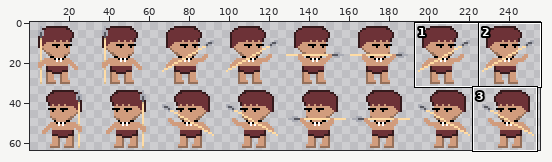
File history of a sprite sheet, bin/enemy/attack.png. The first picture is a wide view before the edit; the outline marks the close-up.
Close-up. The starting point:
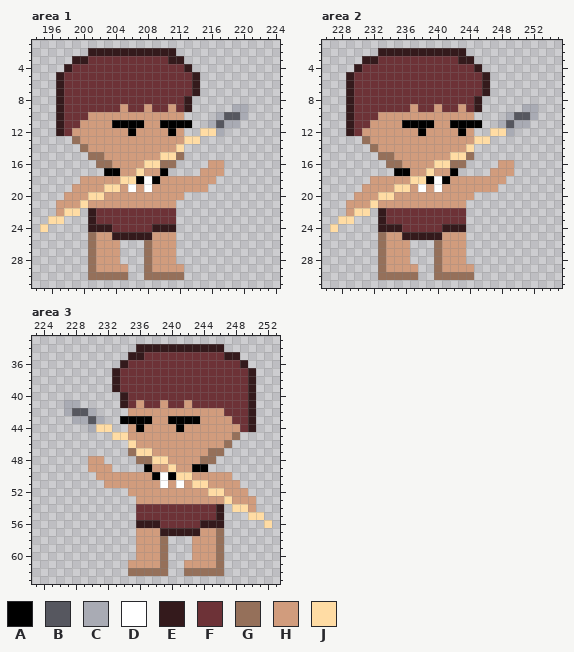
The file is 256x64 pixels. Shown: area 1: x 194..224, y 1..31; area 2: x 226..255, y 1..31; area 3: x 223..253, y 33..63. The old version is drawn lined up with the new one. The wide view leaves out empty margins. The commit also changed other parts of the picture, which this record leaves out.
Palette (. is transparent): A #000000  B #56575f  C #a9abb4  D #ffffff  E #341a1c  F #6d3237  G #95705a  H #d19c7d  J #ffdca4
Pixels before, area 1, first column x 195:
 2 ......EEEEEEEEEEE.........
 3 ....EEFFFFFFFFFFEE........
 4 ...EFFFFFFFFFFFFFFE.......
 5 ..EFFFFFFFFFFFFFFFFE......
 6 ..EFFFFFFFFFFFFFFFFE......
 7 ..EFFFFFFFFFFFFFFFFE......
 8 ..EFFFFFFFFFFFFFFFE.......
 9 ..EFFFFFFFHFFHFFHFE.....CC
10 ..EFFFHHHHHHHHHHHH....CBBC
11 ..EFFHHHHAAAAHHAAAA..CBCC.
12 ..EFHHHHHHHAHHHHAH..JJC...
13 ....GHHHHHHHHHHHHHJJ......
14 .....GHHHHHHHHHHHJ........
15 ......GGHHHHHHHJJG........
16 .......GGHHHHJJGG....HH...
17 ........AAHHJHHA....HHH...
18 .....HHHHHJJADAHHHHHHH....
19 ....HHHHJJHDHDHHHHHHH.....
20 ...HHHJJHHHHHHHHHH........
21 ..HHHJHHHHHHHHHHH.........
22 ..HJJ.EFFFFFFFFFF.........
23 .JJ...EFFFFFFFFFF.........
24 J.....EEEFFFFFEEE.........
25 ......GHHEEEEEHHH.........
26 ......GHHH...GHHH.........
27 ......GHHH...GHHH.........
28 ......GHHH...GHHH.........
29 ......GHHHH..GHHHH........
30 ......GGGGG..GGGGG........
Pixels before, area 2, first column x 227:
 2 ......EEEEEEEEEEE.........
 3 ....EEFFFFFFFFFFEE........
 4 ...EFFFFFFFFFFFFFFE.......
 5 ..EFFFFFFFFFFFFFFFFE......
 6 ..EFFFFFFFFFFFFFFFFE......
 7 ..EFFFFFFFFFFFFFFFFE......
 8 ..EFFFFFFFFFFFFFFFE.......
 9 ..EFFFFFFFHFFHFFHFE.....CC
10 ..EFFFHHHHHHHHHHHH....CBBC
11 ..EFFHHHHAAAAHHAAAA..CBCC.
12 ..EFHHHHHHHAHHHHAH..JJC...
13 ....GHHHHHHHHHHHHHJJ......
14 .....GHHHHHHHHHHHJ........
15 ......GGHHHHHHHJJG........
16 .......GGHHHHJJGG....HH...
17 ........AAHHJHHA....HHH...
18 .....HHHHHJJADAHHHHHHH....
19 ....HHHHJJHDHDHHHHHHH.....
20 ...HHHJJHHHHHHHHHH........
21 ..HHHJHHHHHHHHHHH.........
22 ..HJJ.EFFFFFFFFFF.........
23 .JJ...EFFFFFFFFFF.........
24 J.....EEEFFFFFEEE.........
25 ......GHHEEEEEHHH.........
26 ......GHHH...GHHH.........
27 ......GHHH...GHHH.........
28 ......GHHH...GHHH.........
29 ......GHHHH..GHHHH........
30 ......GGGGG..GGGGG........
Pixels before, area 3, first column x 227:
34 .........EEEEEEEEEEE......
35 ........EEFFFFFFFFFFEE....
36 .......EFFFFFFFFFFFFFFE...
37 ......EFFFFFFFFFFFFFFFFE..
38 ......EFFFFFFFFFFFFFFFFE..
39 ......EFFFFFFFFFFFFFFFFE..
40 .......EFFFFFFFFFFFFFFFE..
41 CC.....EFHFFHFFHFFFFFFFE..
42 CBBC....HHHHHHHHHHHHFFFE..
43 .CCBC..AAAAHHAAAAHHHHFFE..
44 ...CJJ..HAHHHHAHHHHHHHFE..
45 ......JJHHHHHHHHHHHHHG....
46 ........JHHHHHHHHHHHG.....
47 ........GJJHHHHHHHGG......
48 ...HH....GGJJHHHHGG.......
49 ...HHH....AHHJHHAA........
50 ....HHHHHHHADAJJHHHHH.....
51 .....HHHHHHHDHDHJJHHHH....
52 ........HHHHHHHHHHJJHHH...
53 .........HHHHHHHHHHHJHHH..
54 .........FFFFFFFFFFE.JJH..
55 .........FFFFFFFFFFE...JJ.
56 .........EEEFFFFFEEE.....J
57 .........HHHEEEEEHHG......
58 .........HHHG...HHHG......
59 .........HHHG...HHHG......
60 .........HHHG...HHHG......
61 ........HHHHG..HHHHG......
62 ........GGGGG..GGGGG......
The result:
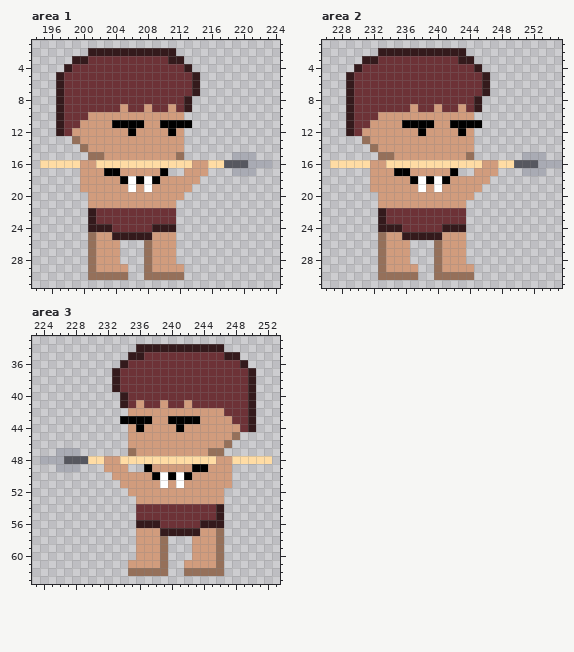
The edit:
drawings rearranged on the sheet (the old picture shows each at its new place)
Area 1:
y 9: x 219..220 CC -> ..
y 10: x 217..220 CBBC -> ....
y 11: x 216..219 CBCC -> ....
y 12: x 215..217 JJC -> ...
y 13: x 213..214 JJ -> ..
y 14: x 212 J -> H
y 15: x 210..211 JJ -> HH; x 219..221 ... -> CCC
y 16: x 195..207 .......GGHHHH -> JJJJJHHJJJJJJ; x 210..223 GG....HH...... -> JJJJHHJJBBBCCC
y 17: x 200..202 ... -> HHH; x 207 J -> H; x 213..214 .. -> HH; x 216..217 HH -> ..; x 219..221 ... -> CCC
y 18: x 205..206 JJ -> AD; x 215..216 HH -> ..
y 19: x 199 H -> .; x 203..204 JJ -> HH; x 214..215 HH -> ..
y 20: x 198..202 HHHJJ -> ...HH
y 21: x 197..200 HHHJ -> ....
y 22: x 197..199 HJJ -> ...
y 23: x 196..197 JJ -> ..
y 24: x 195 J -> .
Area 2:
y 9: x 251..252 CC -> ..
y 10: x 249..252 CBBC -> ....
y 11: x 248..251 CBCC -> ....
y 12: x 247..249 JJC -> ...
y 13: x 245..246 JJ -> ..
y 14: x 244 J -> H
y 15: x 242..243 JJ -> HH; x 251..253 ... -> CCC
y 16: x 227..239 .......GGHHHH -> JJJJJHHJJJJJJ; x 242..255 GG....HH...... -> JJJJHHJJBBBCCC
y 17: x 232..234 ... -> HHH; x 239 J -> H; x 245..246 .. -> HH; x 248..249 HH -> ..; x 251..253 ... -> CCC
y 18: x 237..238 JJ -> AD; x 247..248 HH -> ..
y 19: x 231 H -> .; x 235..236 JJ -> HH; x 246..247 HH -> ..
y 20: x 230..234 HHHJJ -> ...HH
y 21: x 229..232 HHHJ -> ....
y 22: x 229..231 HJJ -> ...
y 23: x 228..229 JJ -> ..
y 24: x 227 J -> .
Area 3:
y 41: x 227..228 CC -> ..
y 42: x 227..230 CBBC -> ....
y 43: x 228..231 CCBC -> ....
y 44: x 230..232 CJJ -> ...
y 45: x 233..234 JJ -> ..
y 46: x 235 J -> H
y 47: x 226..228 ... -> CCC; x 236..237 JJ -> HH
y 48: x 224..237 ......HH....GG -> CCCBBBJJHHJJJJ; x 240..252 HHHHGG....... -> JJJJJJHHJJJJJ
y 49: x 226..228 ... -> CCC; x 230..231 HH -> ..; x 233..234 .. -> HH; x 240 J -> H; x 245..247 ... -> HHH
y 50: x 231..232 HH -> ..; x 241..242 JJ -> DA
y 51: x 232..233 HH -> ..; x 243..244 JJ -> HH; x 248 H -> .
y 52: x 245..249 JJHHH -> HH...
y 53: x 247..250 JHHH -> ....
y 54: x 248..250 JJH -> ...
y 55: x 250..251 JJ -> ..
y 56: x 252 J -> .
